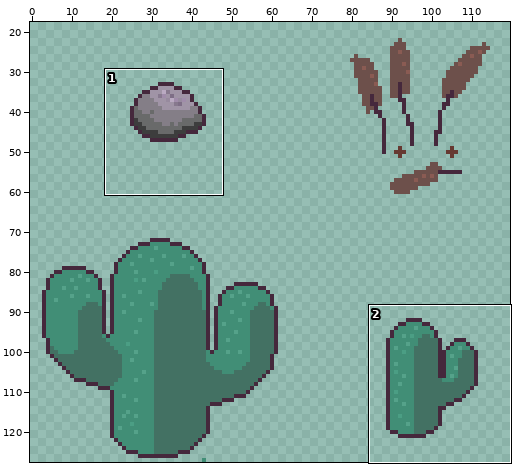
Sprite sheet, stored at static/assets/doodads.png. Above: a wide view before the commit, with the close-up outlined.
Close-up. Old version:
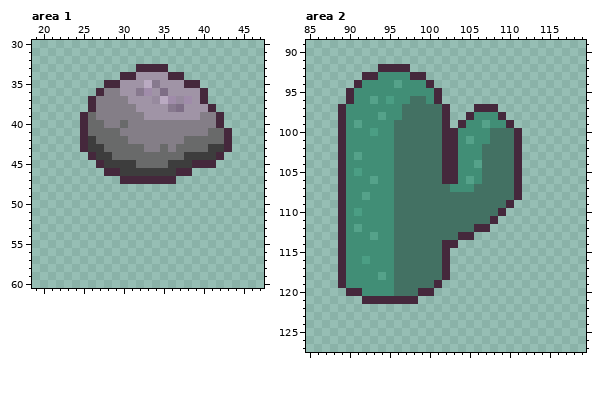
The file is 128x128 pixels. Shown: area 1: x 19..47, y 30..60; area 2: x 85..119, y 89..127. The wide view leaves out empty margins.
Once edited:
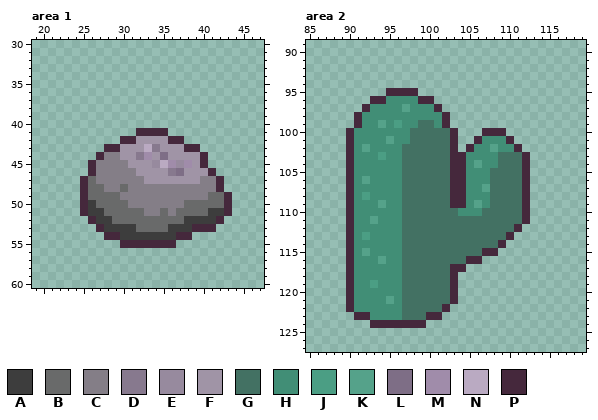
Palette (. is transparent): A #3d3d3d  B #696a6a  C #847e87  D #87798e  E #978a9e  F #a094a6  G #437163  H #418e76  J #4b9e84  K #55a28a  L #7e6e86  M #a08caa  N #baaac2  P #45283c
Changes in this commit:
Area 1:
y 33: x 32..35 PPPP -> ....
y 34: x 30..37 PPFFFFPP -> ........
y 35: x 28..39 PPFFFNDFFFPP -> ............
y 36: x 27..40 PCCFFDMFLFFFFP -> ..............
y 37: x 26..40 PCCCCFFFENMEMFP -> ...............
y 38: x 26..41 PCCCCCFFFFDLFFFP -> ................
y 39: x 25..42 PBCCCCCCFFFFFFFCCP -> ..................
y 40: x 25..42 PBBCCBCCCCCCCCCCCP -> ..................
y 41: x 25..43 PBBBBCCCCCCCCCCCBBP -> .......PPPP........
y 42: x 25..43 PABBBBCCCCCCCBBBBBP -> .....PPFFFFPP......
y 43: x 25..43 PAABBBBBCCBCBBBBAAP -> ...PPFFFNDFFFPP....
y 44: x 26..42 PAABBBBBBBBBAAAAP -> .PCCFFDMFLFFFFP..
y 45: x 26..39 .PAAAABBBBAAAP -> PCCCCFFFENMEMF; x 41 P -> .
y 46: x 26..41 ..PPAAAAAAAPP... -> PCCCCCFFFFDLFFFP
y 47: x 25..42 .....PPPPPPP...... -> PBCCCCCCFFFFFFFCCP
y 48: x 25..42 .................. -> PBBCCBCCCCCCCCCCCP
y 49: x 25..43 ................... -> PBBBBCCCCCCCCCCCBBP
y 50: x 25..43 ................... -> PABBBBCCCCCCCBBBBBP
y 51: x 25..43 ................... -> PAABBBBBCCBCBBBBAAP
y 52: x 26..42 ................. -> PAABBBBBBBBBAAAAP
y 53: x 27..41 ............... -> PAAAABBBBAAAPPP
y 54: x 28..38 ........... -> PPAAAAAAAPP
y 55: x 30..36 ....... -> PPPPPPP
Area 2:
y 92: x 94..97 PPPP -> ....
y 93: x 92..99 PPHHHHPP -> ........
y 94: x 91..100 PHHHHKHHHP -> ..........
y 95: x 90..101 PHHHHHHHHHHP -> .....PPPP...
y 96: x 90..95 PHHKHJ -> ...PPH; x 98..101 GGHP -> HPP.
y 97: x 89..92 PHHH -> ...P; x 97..102 GGGGGP -> KHHHP.; x 106..108 PPP -> ...
y 98: x 89..91 PHH -> ..P; x 94 K -> H; x 97..101 GGGGG -> HHHHH; x 105..109 PHHHP -> .....
y 99: x 89..91 PHK -> ..P; x 94 H -> K; x 96..98 GGG -> JHH; x 101 G -> H; x 104..110 PHHKHHP -> .......
y 100: x 89..90 PH -> .P; x 93 J -> H; x 96..97 GG -> HH; x 102 P -> G; x 104..111 HHHHGGGP -> ...PPP..
y 101: x 89..90 PH -> .P; x 95..97 HGG -> KHH; x 102 P -> G; x 104..106 HKH -> ..P; x 108..111 GGGP -> HHP.
y 102: x 89..90 PH -> .P; x 92 H -> K; x 96 G -> H; x 102 P -> G; x 104..105 HH -> .P; x 107..110 GGGG -> HKHH
y 103: x 89..91 PHK -> .PH; x 94 H -> J; x 96 G -> H; x 102 P -> G; x 104 H -> P; x 107..108 GG -> HH; x 111..112 P. -> GP
y 104: x 89..90 PH -> .P; x 96 G -> H; x 102 P -> G; x 104 H -> P; x 107..108 GG -> HH; x 111..112 P. -> GP
y 105: x 89..91 PHJ -> .PH; x 96 G -> H; x 102 P -> G; x 104 H -> P; x 107 G -> H; x 111..112 P. -> GP
y 106: x 89..90 PH -> .P; x 92..93 HK -> KH; x 96 G -> H; x 102 P -> G; x 104..105 HK -> PH; x 107 G -> H; x 111..112 P. -> GP
y 107: x 89..90 PH -> .P; x 96 G -> H; x 103..104 HH -> PP; x 106..107 GG -> HK; x 111..112 P. -> GP
y 108: x 89..90 PH -> .P; x 92 K -> J; x 96 G -> H; x 103..107 GGGGG -> PPHHH; x 111..112 P. -> GP
y 109: x 89..90 PH -> .P; x 94 H -> K; x 96 G -> H; x 103..107 GGGGG -> PPHKH; x 110..112 P.. -> GGP
y 110: x 89..91 PHJ -> .PH; x 96 G -> H; x 104..106 GGG -> HHH; x 109..112 P... -> GGGP
y 111: x 89..90 PH -> .P; x 93 H -> K; x 96 G -> H; x 108..112 P.... -> GGGGP
y 112: x 89..91 PHK -> .PH; x 96 G -> H; x 106..111 PP.... -> GGGGGP
y 113: x 89..90 PH -> .P; x 92..93 HK -> JH; x 96 G -> H; x 104..110 PP..... -> GGGGGGP
y 114: x 89..90 PH -> .P; x 96 G -> H; x 102..109 PP...... -> GGGGGGGP
y 115: x 89..90 PH -> .P; x 92 H -> K; x 96 G -> H; x 102..108 P...... -> GGGGGPP
y 116: x 89..90 PH -> .P; x 92 J -> H; x 94 H -> K; x 96 G -> H; x 102..106 P.... -> GGGPP
y 117: x 89..90 PH -> .P; x 96 G -> H; x 102..104 P.. -> GPP
y 118: x 89..90 PH -> .P; x 94 K -> H; x 96 G -> H; x 102..103 P. -> GP
y 119: x 89..90 PH -> .P; x 93 H -> J; x 96 G -> H; x 101..103 P.. -> GGP
y 120: x 91 P -> H; x 96 G -> H; x 99..103 PP... -> GGGGP
y 121: x 90..103 ..PPPPPPP..... -> PHHHHKHGGGGGGP
y 122: x 90..102 ............. -> PHHHHHHGGGGGP
y 123: x 91..101 ........... -> PPHHHHGGGPP
y 124: x 93..99 ....... -> PPPPPPP
Boxes around the changes in both close-ups, in picture pixels (x1, y1, x2, y2):
changed: (80, 64, 232, 248)
changed: (338, 64, 530, 328)
